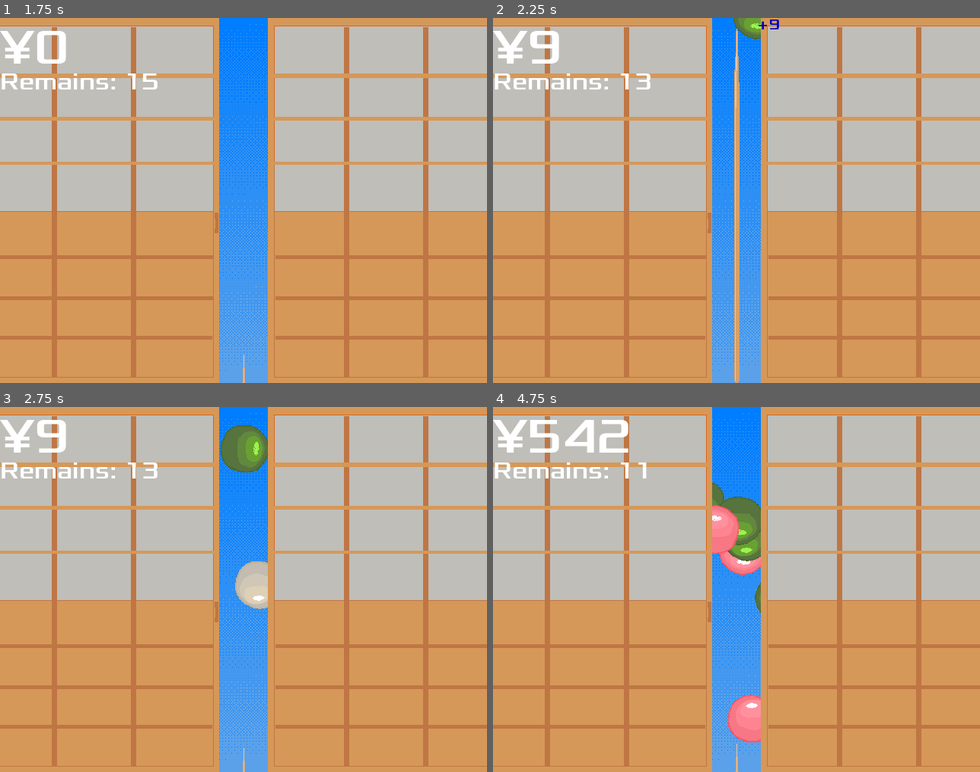
Above: before the commit, frames 1-4 (two rows, left to right).
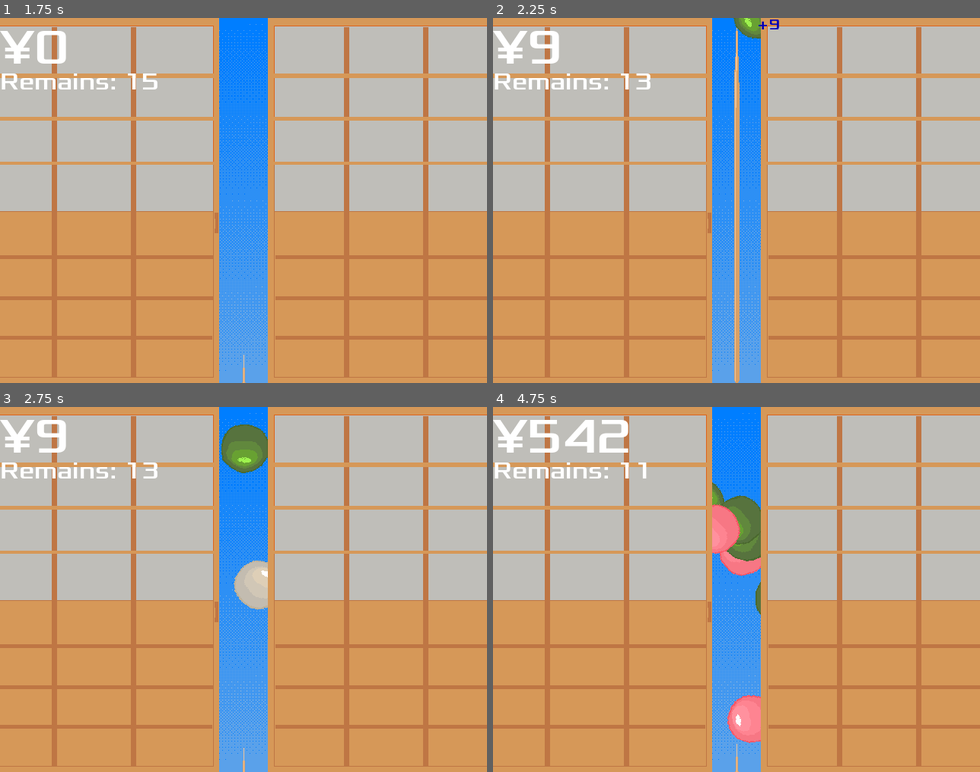
Above: after the commit, the same moments.

Repository: zundouz/ldjam54_odango
Game: Godot game, scene res://main.tscn
Two runs of this game, one before a commit and one after it. Both use one fixed random seed, a clock stepped at 60 frames per second and the inputs below.
Inputs (mouse positions are in pixels of both pictures, inside the frame that each line leads up to):
- Up to frame 1 (1.75 s): tap Space (space) at 0.5 s; move the mouse to (350, 182) at 0.52 s; hold Up (move_up) 0.53-1.28 s; tap Enter (enter) at 0.6 s; move the mouse to (146, 218) at 1.27 s; click (146, 218) at 1.35 s
- Up to frame 2 (2.25 s): tap Space (space) at 2, 2.1 s; move the mouse to (785, 120) at 2.02 s; hold Up (move_up) from 2.03 s (still down)
- Up to frame 3 (2.75 s): keep holding Up (move_up)
- Up to frame 4 (4.75 s): move the mouse to (712, 662) at 2.77 s; tap W (w_key) at 2.85 s; move the mouse to (882, 644) at 3.52 s; release Up (move_up) at 3.53 s; tap Enter (enter) at 3.6 s; move the mouse to (590, 534) at 4.27 s; click (590, 534) at 4.35 s

Frame 1 is identical in both runs. In frame 2, less than 0.1% of the frame differs, in the area x 49-55%, y 0-6%; in frame 3, 0.5%; in frame 4, 0.8%, in the area x 45-55%, y 20-93%.

Commit message:
feat: Sprite2Dによる回転アニメ反映

Diff:
--- a/odango.gd
+++ b/odango.gd
@@ -18,11 +18,15 @@
 
 var prev_shotted_odango_array_len : int = 0
 var prev_shotted_odango_array_init_counter : int = 0
+
+var rotation_anime_random_int : int = 0
 
 # Called when the node enters the scene tree for the first time.
 func _ready():
 	# TODO: 乱数で色変更
 	var rand_int : int = randi_range(0, 100)
+	rotation_anime_random_int = rand_int % 4 + 1
+
 	if rand_int >= 0 and rand_int < 33:
 		$AnimatedSprite2D.set_animation("red")
 		odango_type = MyGlobal.odango_type_enum.RED
@@ -87,7 +91,11 @@
 				if center_bonus_label != null:
 					show_bonus_ui(added_score, center_bonus)
 
-	if is_shot:
+	if not is_shot:
+		if MyGlobal.game_state == MyGlobal.game_state_type.InGame:
+			# ショットされてないときのみ回転アニメ反映
+			$AnimatedSprite2D.rotation_degrees = $AnimatedSprite2D.rotation_degrees + rotation_anime_random_int
+	else:
 		death_hide_counter += 1
 		if death_hide_counter > 30:
 			MyGlobal.is_odango_finished = true
